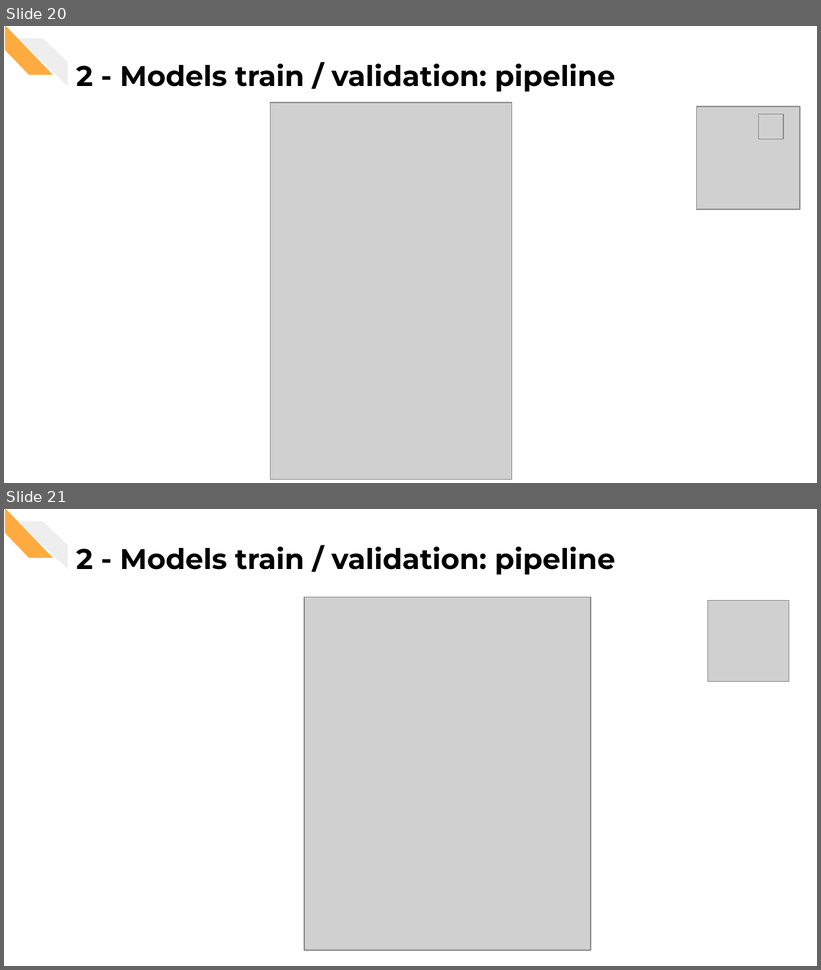
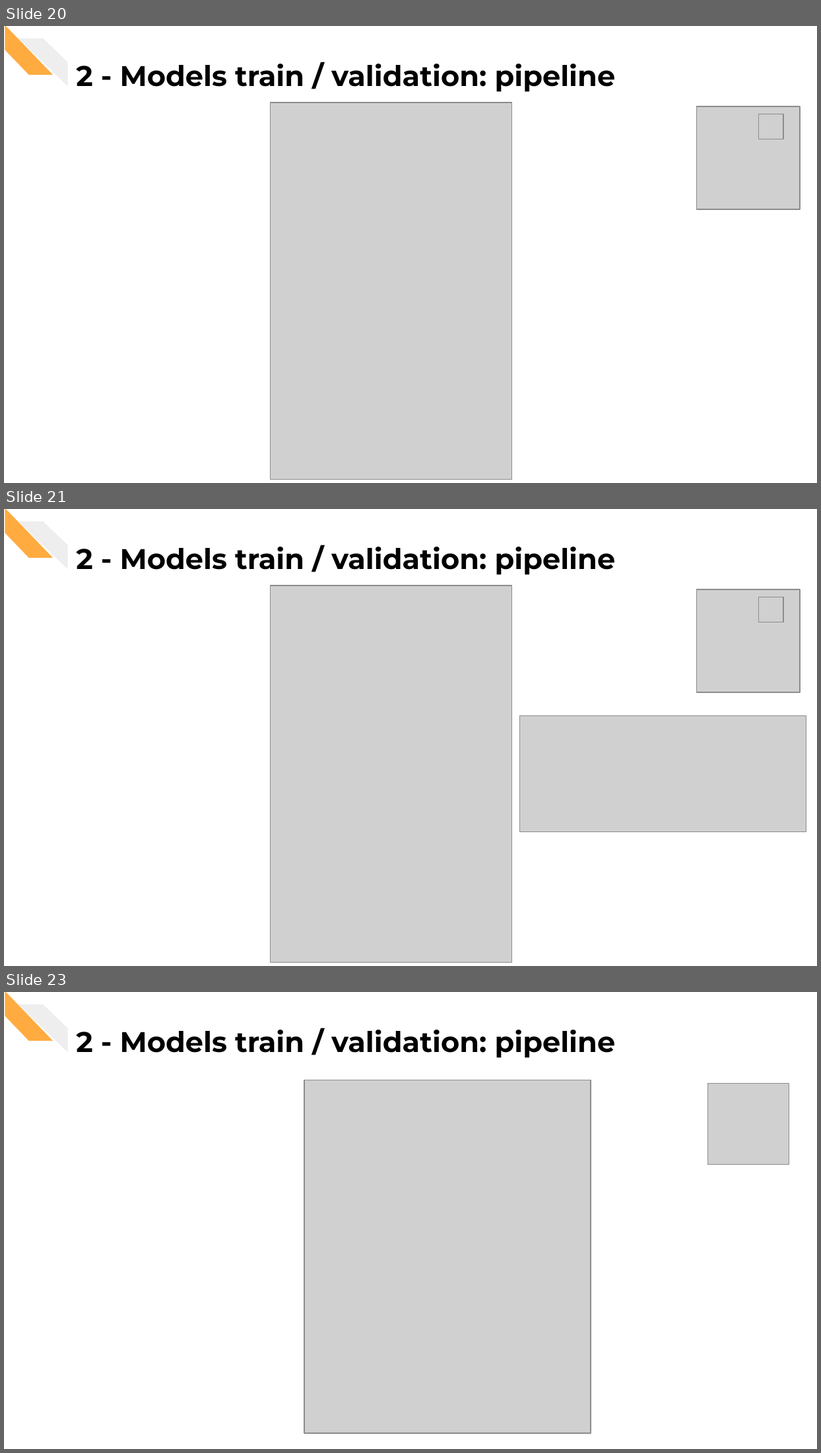
Before and after one commit to CorsiDanilo/bitcoin-price-prediction-with-pyspark, a slide deck: presentation/presentation.pptx. Shown one above the other, each under a label of ours: slides 20 and 21 before the commit, slides 20, 21 and 23 after it; the slides between them are not shown. The pictures are 821x970 and 821x1453 pixels, drawn with LibreOffice and Linux fonts; fonts in the diff are those of the drawing; grey boxes stand for pictures. Boxes give left, top, right and bottom in pixels: in the first picture for what was removed or moved away, otherwise in the second. Text is boxed around its words. In the diff, an @@ line names an element or a change of style, - is before the commit and + after.

Commit message:
Updating presentation

```diff
--- a/presentation/presentation.pptx
+++ b/presentation/presentation.pptx
@@ slide 21 added at [4, 509, 817, 966], background #FFFFFF; not listed: 2 template elements that a slide beside it also shows @@
@@ title added at [76, 547, 616, 575], 25.2 pt, text #000000, bold @@
+2 - Models train / validation: pipeline
@@ picture added at [271, 586, 512, 962] @@
@@ picture added at [697, 590, 800, 692] @@
@@ picture added at [758, 597, 783, 623] @@
@@ picture added at [760, 600, 782, 620] @@
@@ picture added at [520, 716, 807, 832] @@
@@ what was slide 21 is now slide 23 @@
```
Also in this commit, not shown: 1 slide changed, 1 other slide added, 2 other files.
